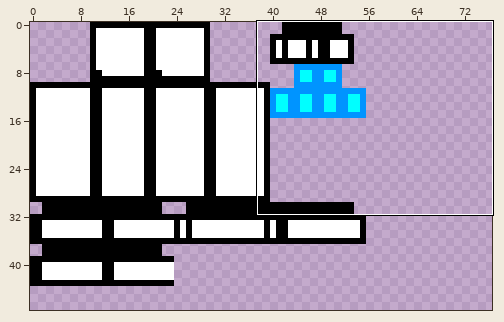
Edited in one commit: sprite sheet (main/resources/assets/non/textures/models/spinny.png). Above, an overview of the earlier version with the close-up marked.
Close-up. The starting point:
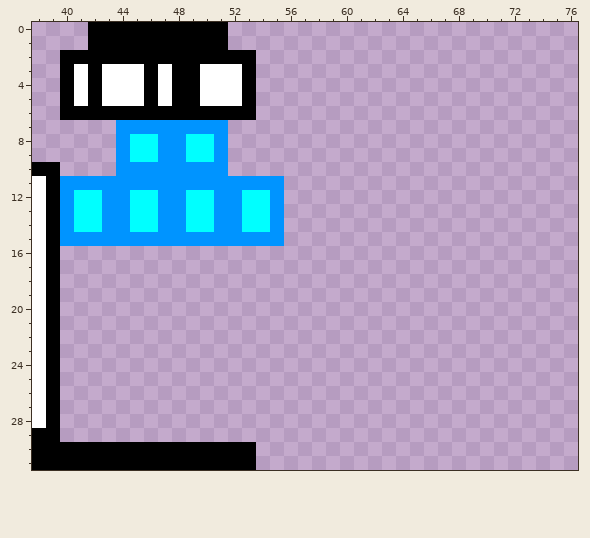
The file is 128x128 pixels. Shown: x 38..76, y 0..31. The wide view leaves out empty margins.
Once edited:
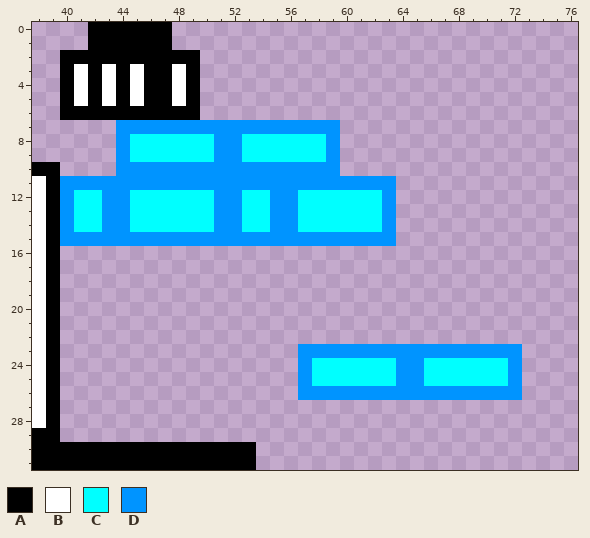
Palette (. is transparent): A #000000  B #ffffff  C #00ffff  D #0094ff
Changes in this commit:
Changed rows in their new state; - is an unchanged pixel.
first column x 44:
 0 ----....------------
 1 ----....------------
 2 ------....----------
 3 A--AB-....----------
 4 A--AB-....----------
 5 A--AB-....----------
 6 ------....----------
 7 --------DDDDDDDD----
 8 ---CC---DCCCCCCD----
 9 ---CC---DCCCCCCD----
10 --------DDDDDDDD----
11 ------------DDDDDDDD
12 ---CC-------DCCCCCCD
13 ---CC-------DCCCCCCD
14 ---CC-------DCCCCCCD
15 ------------DDDDDDDD
first column x 57:
23 DDDDDDDDDDDDDDDD
24 DCCCCCCDDCCCCCCD
25 DCCCCCCDDCCCCCCD
26 DDDDDDDDDDDDDDDD
Changed places in both close-ups, as pixel boxes (x1, y1, x2, y2):
changed: (116, 22, 396, 246)
added: (298, 344, 522, 400)
